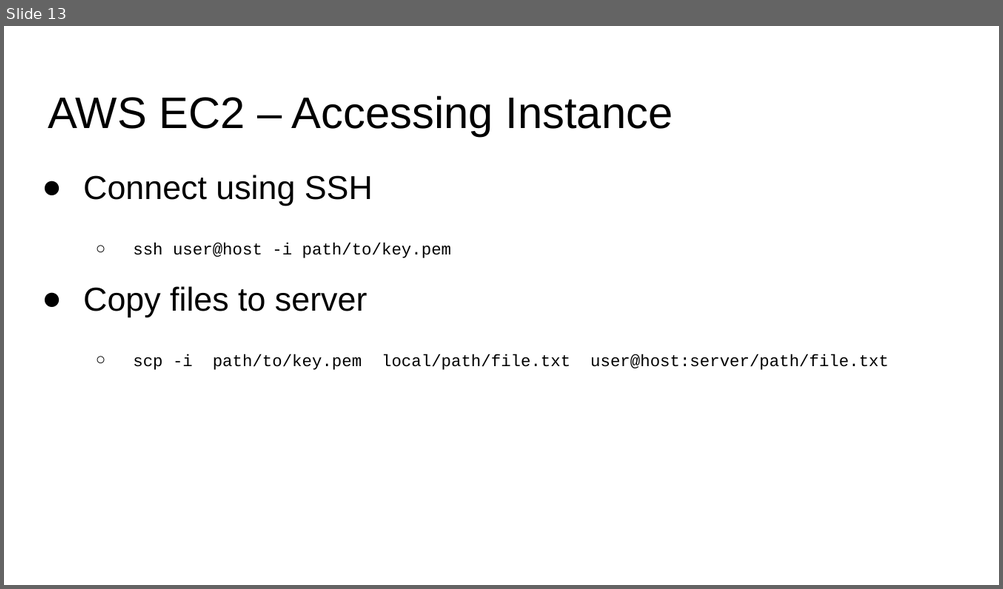
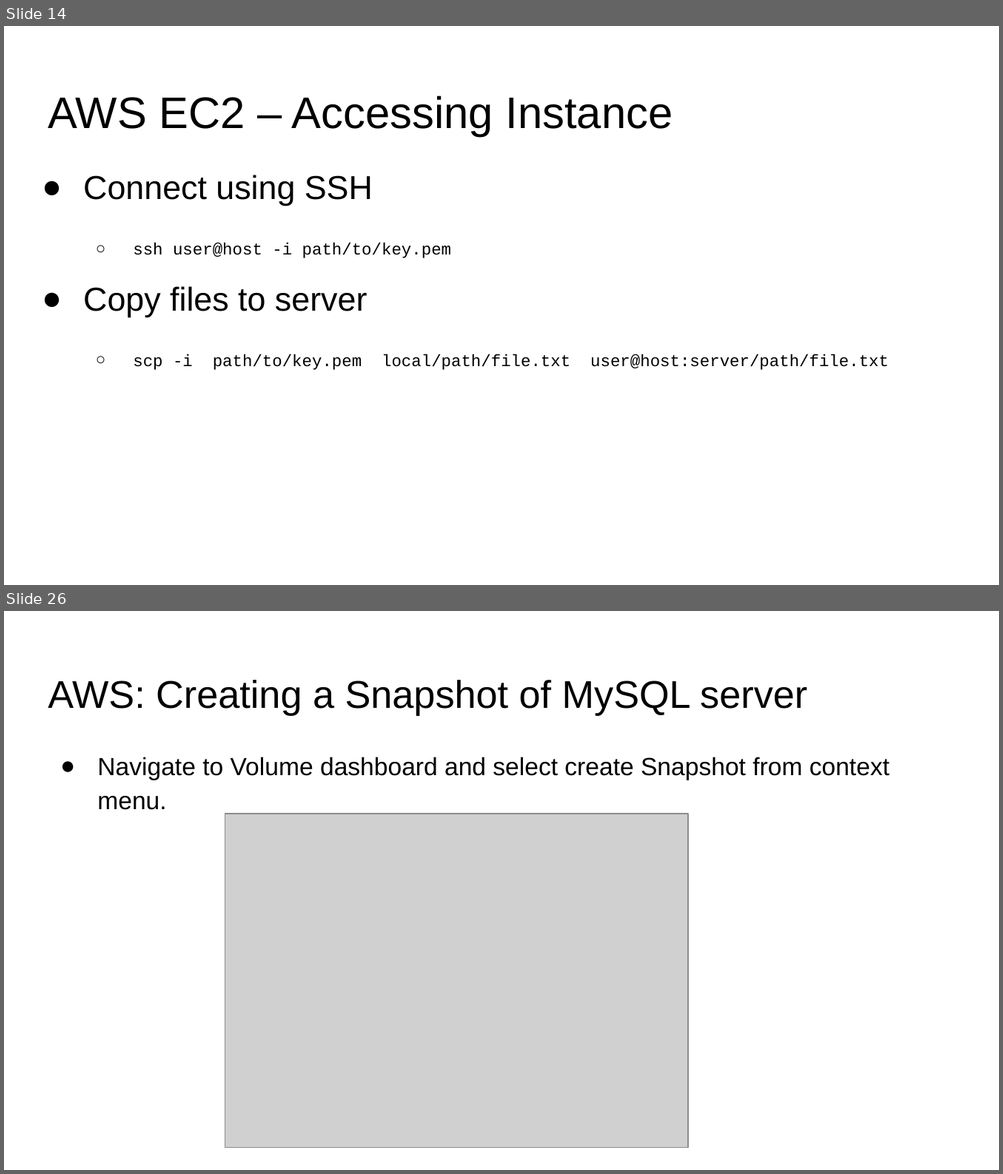
Before and after one commit to v1shva/sutd-big-data-lab-1, a slide deck: MySQL-AWS.pptx. Shown one above the other, each under a label of ours: slide 13 before the commit, slides 14 and 26 after it; the slides between them are not shown. The pictures are 1003x589 and 1003x1174 pixels, drawn with LibreOffice and Linux fonts; fonts in the diff are those of the drawing; grey boxes stand for pictures. Boxes give left, top, right and bottom in pixels: in the first picture for what was removed or moved away, otherwise in the second. Text is boxed around its words. In the diff, an @@ line names an element or a change of style, - is before the commit and + after.

```diff
--- a/MySQL-AWS.pptx
+++ b/MySQL-AWS.pptx
@@ slide 26 added at [4, 611, 999, 1170], background #FFFFFF @@
@@ title added at [48, 680, 807, 715], 28 pt, text #000000 @@
+AWS: Creating a Snapshot of MySQL server
@@ text added at [97, 757, 889, 810], 18 pt, text #000000 @@
+● Navigate to Volume dashboard and select create Snapshot from context menu.
@@ picture added at [225, 814, 688, 1148] @@
@@ what was slide 13 is now slide 14 @@
```
Also in this commit, not shown: 3 slides changed, 10 other slides added, 5 other files.
